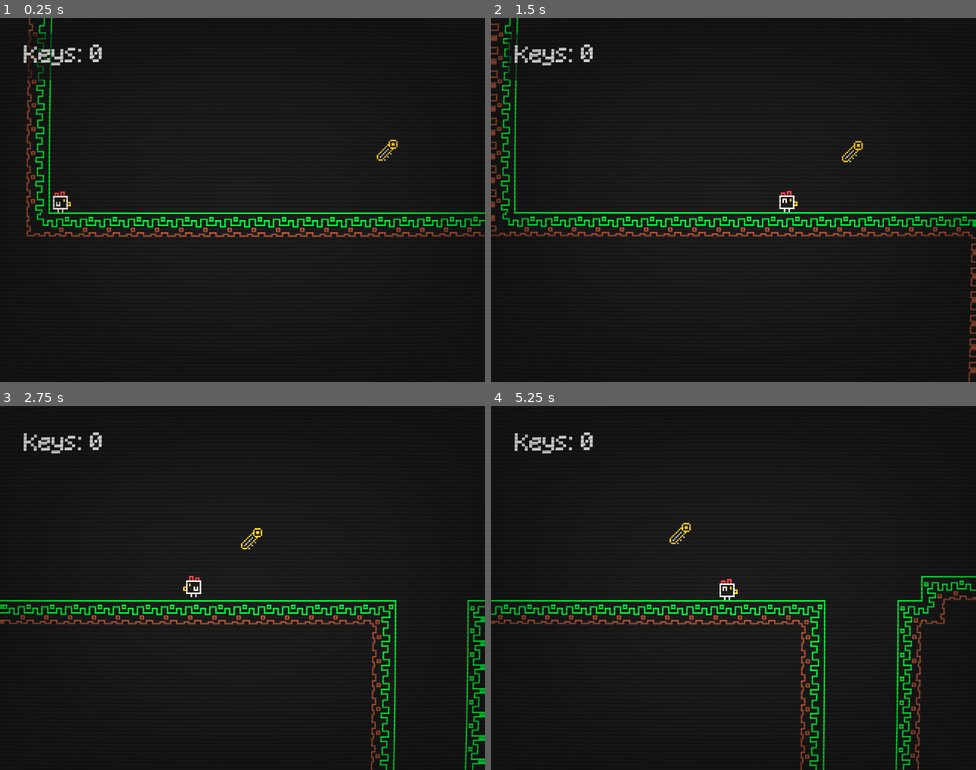
Above: before the commit, frames 1-4 (two rows, left to right).
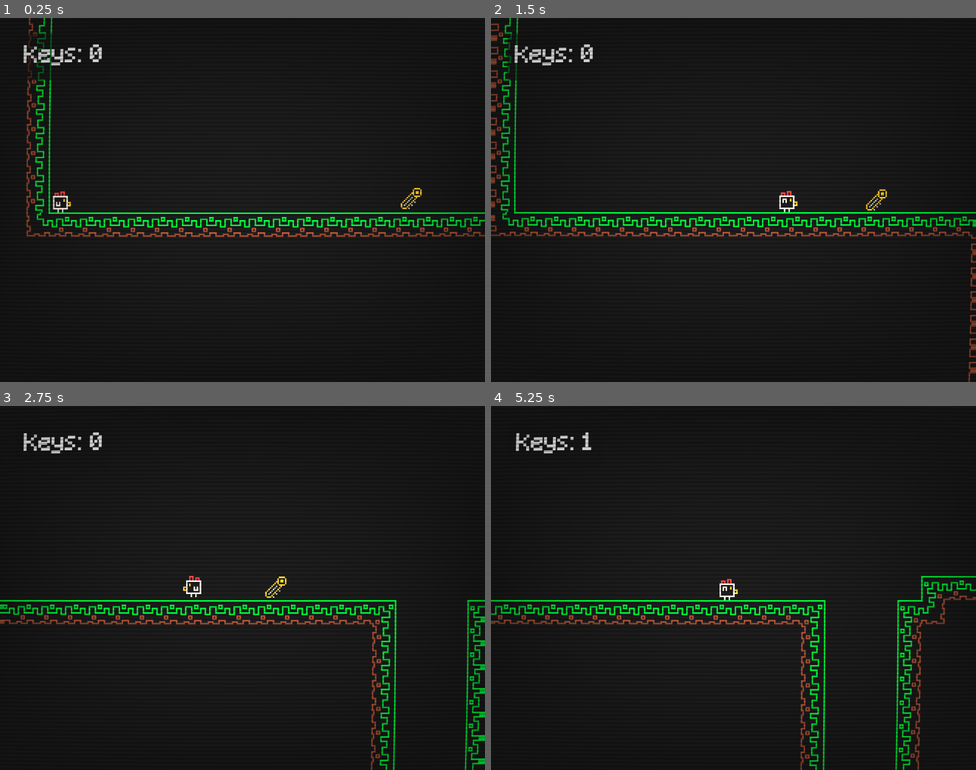
Above: after the commit, the same moments.

Repository: AashaStudios/DoodlyGameJam1
Game: Godot game, scene res://scenes/levels/level_1.tscn
Same seed, same stepped clock (60 frames per second), same inputs: the game is played once before the commit and once after it.
Inputs:
- Up to frame 1 (0.25 s): no input
- Up to frame 2 (1.5 s): hold Z (interact) 0.53-1.28 s; hold Right (right) from 0.53 s (still down); tap Space (jump) at 0.77 s; tap Z (interact) at 1.35 s
- Up to frame 3 (2.75 s): tap Space (jump) at 1.52 s; release Right (right) at 2.03 s; hold Left (left) from 2.03 s (still down); hold Z (interact) from 2.03 s (still down)
- Up to frame 4 (5.25 s): release Left (left) at 2.78 s; release Z (interact) at 2.78 s; hold Right (right) 2.78-4.28 s; tap Z (interact) at 2.85, 4.35 s; tap Space (jump) at 3.02, 3.77, 4.52 s; hold Z (interact) 3.53-4.28 s; hold Left (left) 4.28-5.03 s; hold Right (right) from 5.03 s (still down); hold Z (interact) from 5.03 s (still down)

The runs differ from the first frame. In frame 1, 0.2% of the frame differs, in the area x 77-87%, y 33-53%; in frame 2, 0.2%; in frame 3, 0.2%; in frame 4, 0.4%, in the area x 4-42%, y 7-38%.

Commit message:
Added Music

Diff:
--- /dev/null
+++ b/default_bus_layout.tres
@@ -0,0 +1,15 @@
+[gd_resource type="AudioBusLayout" format=3 uid="uid://d1365hp0s7uej"]
+
+[resource]
+bus/1/name = &"Music"
+bus/1/solo = false
+bus/1/mute = false
+bus/1/bypass_fx = false
+bus/1/volume_db = 0.0
+bus/1/send = &"Master"
+bus/2/name = &"SFX"
+bus/2/solo = false
+bus/2/mute = false
+bus/2/bypass_fx = false
+bus/2/volume_db = 0.0
+bus/2/send = &"Master"
--- a/project.godot
+++ b/project.godot
@@ -19,10 +19,15 @@
 config/features=PackedStringArray("4.6", "GL Compatibility")
 config/icon="res://icon.svg"
 
+[audio]
+
+buses/default_bus_layout="uid://d1365hp0s7uej"
+
 [autoload]
 
 InteractionManager="*uid://cfk4ps1fah6yp"
 SceneTransition="*uid://dtfgaivec0mt8"
+BackgroundMusic="*uid://baymciy4s2r8b"
 
 [display]
 
--- /dev/null
+++ b/scenes/background_music.tscn
@@ -0,0 +1,8 @@
+[gd_scene format=3 uid="uid://baymciy4s2r8b"]
+
+[ext_resource type="AudioStream" uid="uid://bf7j76itl4ucw" path="res://assets/time_for_adventure.mp3" id="1_0rulj"]
+
+[node name="BackgroundMusic" type="AudioStreamPlayer2D" unique_id=930424256]
+stream = ExtResource("1_0rulj")
+autoplay = true
+bus = &"Music"
--- a/scenes/levels/level_1.tscn
+++ b/scenes/levels/level_1.tscn
@@ -162,10 +162,10 @@
 [node name="Keys" type="Node" parent="." unique_id=1991724943]
 
 [node name="Key" parent="Keys" unique_id=1097968565 instance=ExtResource("7_np2pn")]
-position = Vector2(224, 88)
+position = Vector2(240, 120)
 
 [node name="Key2" parent="Keys" unique_id=1598523996 instance=ExtResource("7_np2pn")]
-position = Vector2(624, 88)
+position = Vector2(624, 104)
 
 [node name="Key3" parent="Keys" unique_id=2141354413 instance=ExtResource("7_np2pn")]
 position = Vector2(1168, -88)
Not shown, added: assets/time_for_adventure.mp3.import
Not shown, added: assets/time_for_adventure.mp3
